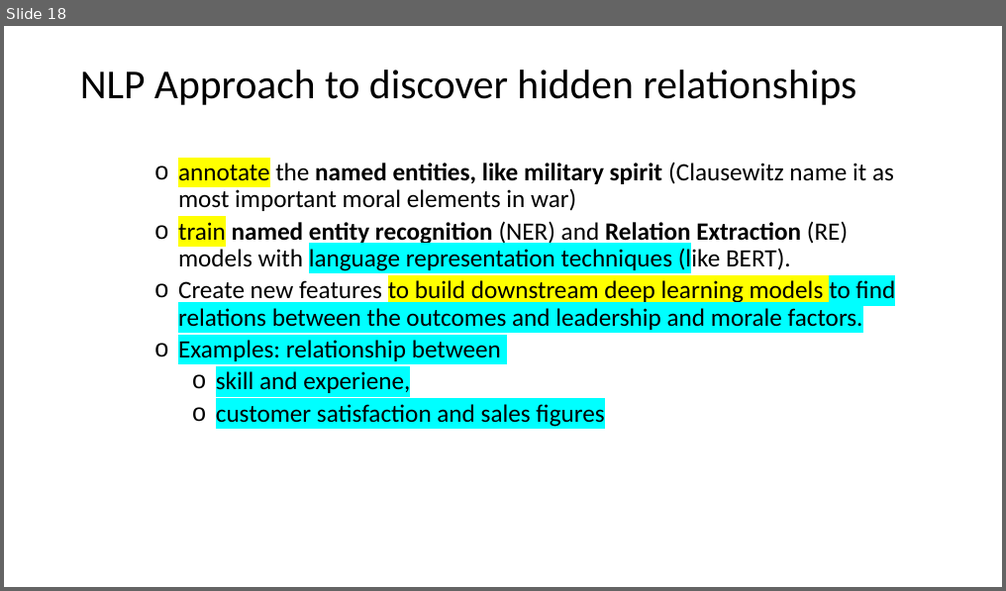
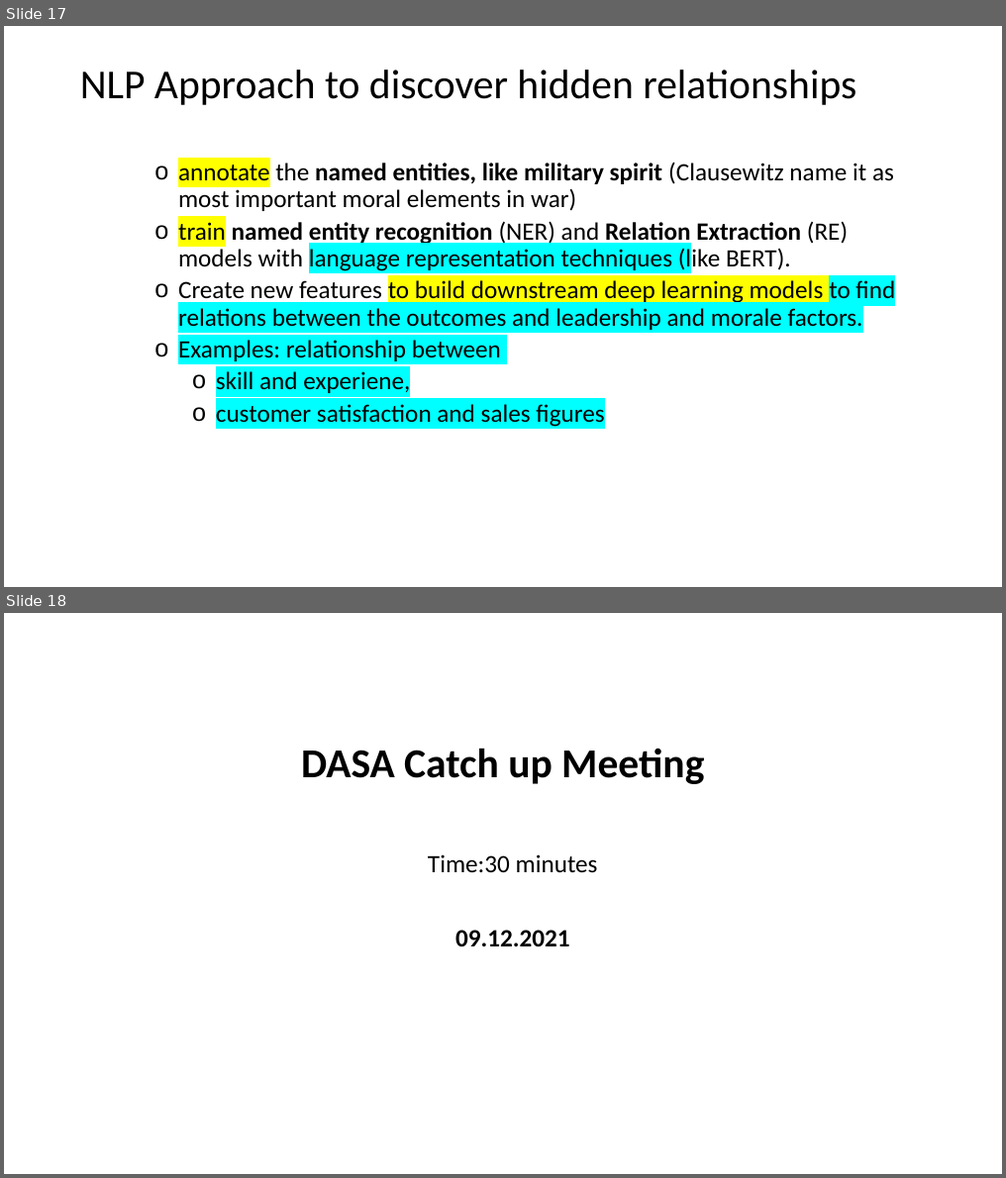
Before and after one commit to GurkanGitHub/PhD, a slide deck: PhD Discussion.pptx. Shown one above the other, each under a label of ours: slide 18 before the commit, slides 17 and 18 after it. The pictures are 1006x591 and 1006x1178 pixels, drawn with LibreOffice and Linux fonts; fonts in the diff are those of the drawing. Boxes give left, top, right and bottom in pixels: in the first picture for what was removed or moved away, otherwise in the second. Text is boxed around its words. In the diff, an @@ line names an element or a change of style, - is before the commit and + after.

```diff
--- a/PhD Discussion.pptx
+++ b/PhD Discussion.pptx
@@ slide 18 added at (x1=4, y1=613, x2=1002, y2=1174), background #FFFFFF @@
@@ title added at (x1=301, y1=748, x2=704, y2=784), 39.6 pt, text #000000, bold @@
+DASA Catch up Meeting
@@ subtitle added at (x1=428, y1=855, x2=598, y2=947), 24 pt, text #000000 @@
+Time:30 minutes
+09.12.2021
@@ what was slide 18 is now slide 17 @@
```
Also in this commit, not shown: 4 other slides added, 6 other files.
